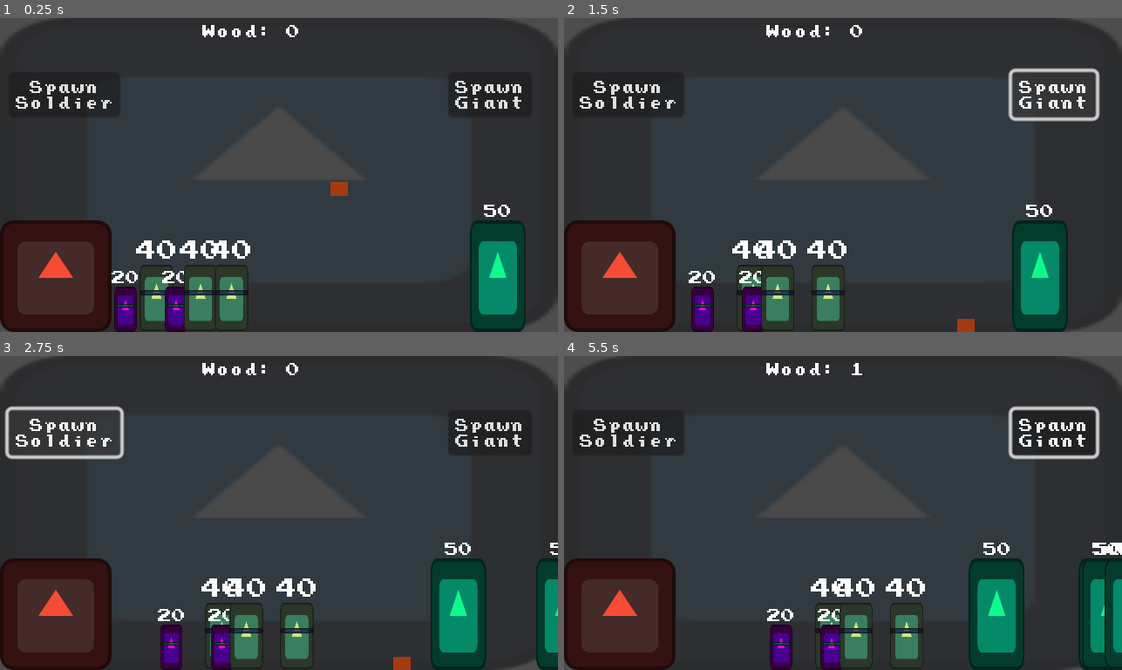
Above: before the commit, frames 1-4 (two rows, left to right).
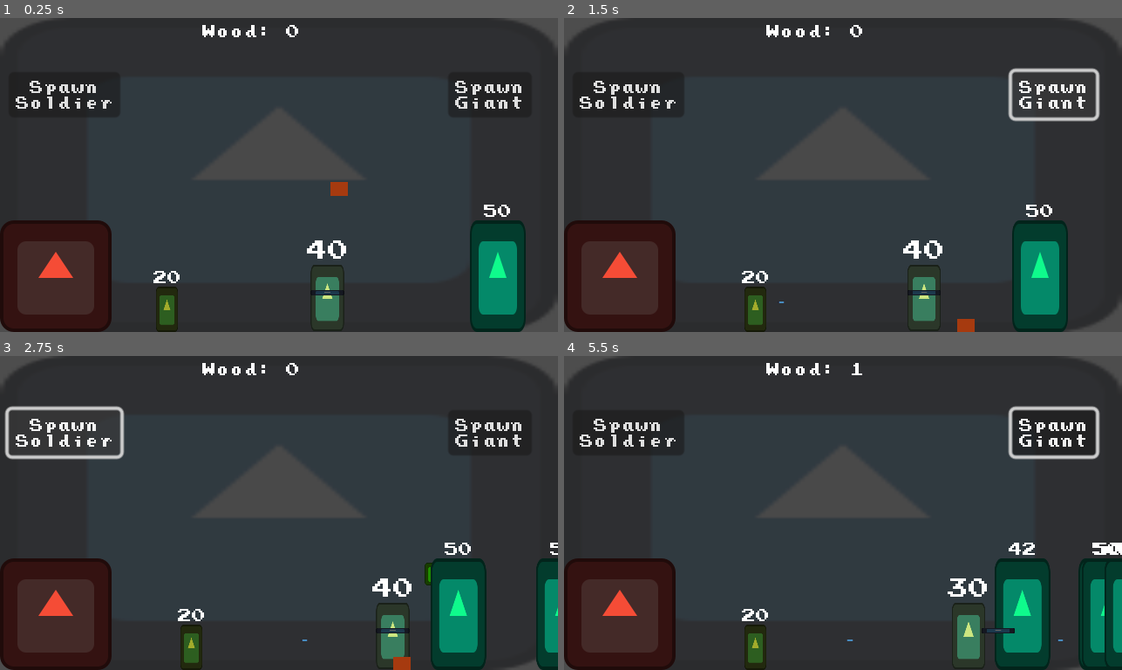
Above: after the commit, the same moments.

Repository: pjz987/Hephaestus
Game: Godot game, scene res://battle.tscn
Two runs of this game, one before a commit and one after it. Both use one fixed random seed, a clock stepped at 60 frames per second and the inputs below. The engine's default icon, where the game draws it, is replaced by a stand-in: a white triangle on a blue panel in a dark square.
Inputs (mouse positions are in pixels of both pictures, inside the frame that each line leads up to):
- Up to frame 1 (0.25 s): no input
- Up to frame 2 (1.5 s): click "Spawn Soldier" at 0.5 s; click "Spawn Giant" at 1.25 s
- Up to frame 3 (2.75 s): click "Spawn Soldier" at 2 s
- Up to frame 4 (5.5 s): click "Spawn Giant" at 2.75 s; click "Spawn Soldier" at 3.5 s; click "Spawn Giant" at 4.25 s; move the mouse to (965, 663) at 5.02 s

The runs differ from the first frame. In frame 1, 4.7% of the frame differs, in the area x 20-63%, y 70-100%; in frame 2, 4.2%; in frame 3, 4.9%; in frame 4, 8.7%, in the area x 31-90%, y 59-100%.
Error before the commit: Invalid access to property or key 'attack' on a base object of type 'RigidBody2D (wood.gd)'. (res://giant.gd:73)

Commit message:
close on archer

Diff:
--- /dev/null
+++ b/CharacterBody2D.gd
@@ -0,0 +1,18 @@
+extends CharacterBody2D
+
+@export var SPEED = 50
+
+var dir : float
+var spawnPos : Vector2
+var spawnRot : float
+
+
+# Called when the node enters the scene tree for the first time.
+func _ready():
+	global_position = spawnPos
+	global_rotation = spawnRot
+
+# Called every frame. 'delta' is the elapsed time since the previous frame.
+func _physics_process(delta):
+	velocity = Vector2(SPEED, 0).rotated(dir)
+	move_and_slide()
--- /dev/null
+++ b/arrow.gd
@@ -0,0 +1,19 @@
+extends CharacterBody2D
+
+@export var SPEED = 40
+
+var damage = 10
+var dir : float
+var spawnPos : Vector2
+var spawnRot : float
+
+
+# Called when the node enters the scene tree for the first time.
+func _ready():
+	global_position = spawnPos
+	global_rotation = spawnRot
+
+# Called every frame. 'delta' is the elapsed time since the previous frame.
+func _physics_process(delta):
+	velocity = Vector2(SPEED, 0).rotated(dir)
+	move_and_slide()
--- /dev/null
+++ b/arrow.tscn
@@ -0,0 +1,12 @@
+[gd_scene load_steps=3 format=3 uid="uid://chfj67qqx8gbh"]
+
+[ext_resource type="Script" path="res://arrow.gd" id="1_hxedl"]
+[ext_resource type="Texture2D" uid="uid://jejcgnuvw6d4" path="res://icon.svg" id="2_rv1n2"]
+
+[node name="Arrow" type="CharacterBody2D"]
+script = ExtResource("1_hxedl")
+
+[node name="Sprite2D" type="Sprite2D" parent="."]
+position = Vector2(4.76837e-07, 0)
+scale = Vector2(0.03125, 0.0078125)
+texture = ExtResource("2_rv1n2")
--- a/battle.tscn
+++ b/battle.tscn
@@ -6,6 +6,7 @@
 [ext_resource type="PackedScene" uid="uid://cf5uo5iltjxbx" path="res://soldier.tscn" id="3_lpfun"]
 [ext_resource type="PackedScene" uid="uid://c3xctb61ngcat" path="res://ui.tscn" id="4_ode7y"]
 [ext_resource type="PackedScene" uid="uid://bj3fwj0k6asmk" path="res://wood.tscn" id="6_kyfsu"]
+[ext_resource type="PackedScene" uid="uid://cpp3apj2i7jp7" path="res://differentsoldier.tscn" id="7_uu4jg"]
 
 [sub_resource type="RectangleShape2D" id="RectangleShape2D_w2hoq"]
 size = Vector2(320.5, 34)
@@ -33,20 +34,8 @@
 [node name="Giant" parent="." instance=ExtResource("2_v0u1n")]
 position = Vector2(288, 180)
 
-[node name="Soldier" parent="." instance=ExtResource("3_lpfun")]
-position = Vector2(72, 180)
-
-[node name="Soldier2" parent="." instance=ExtResource("3_lpfun")]
-position = Vector2(86, 180)
-
-[node name="Soldier3" parent="." instance=ExtResource("3_lpfun")]
-position = Vector2(101, 180)
-
-[node name="Soldier4" parent="." instance=ExtResource("3_lpfun")]
-position = Vector2(115, 180)
-
 [node name="Soldier5" parent="." instance=ExtResource("3_lpfun")]
-position = Vector2(129, 180)
+position = Vector2(184, 180)
 
 [node name="UI" parent="." instance=ExtResource("4_ode7y")]
 
@@ -68,6 +57,9 @@
 [node name="Wood" parent="." instance=ExtResource("6_kyfsu")]
 position = Vector2(164, 86)
 
+[node name="differentsoldier" parent="." instance=ExtResource("7_uu4jg")]
+position = Vector2(92, 180)
+
 [connection signal="button_down" from="UI/SpawnSoldierButton" to="." method="_on_spawn_soldier_button_button_down"]
 [connection signal="button_down" from="UI/SpawnGiantButton" to="." method="_on_spawn_giant_button_button_down"]
 
--- /dev/null
+++ b/differentsoldier.gd
@@ -0,0 +1,118 @@
+extends CharacterBody2D
+
+@export var movement_speed = 15
+
+enum STATE {MOVE, REST, ATTACK, RELOAD}
+@export var state = STATE.MOVE
+@export var rest_period_base = 1.0
+@export var rest_period_randomness = 0.2
+@export var move_period_base = 3.0
+#@export var reload_period_base = 10
+@export var move_period_randomness = 0.2
+
+@export var max_health = 20
+@export var health: int
+
+@export var attack = 2
+var is_hero: bool
+
+@onready var sprite_2d = $Sprite2D
+@onready var label = $Label
+@onready var ray_cast_2d = $RayCast2D
+@onready var animation_player = $AnimationPlayer
+@onready var main = get_tree().get_root().get_node("Battle")
+@onready var projectile = load("res://arrow.tscn")
+@onready var arrow_spawn_point = $ArrowSpawnPoint
+@onready var reload_timer = $ReloadTimer
+@onready var arrow_damage = 10
+
+func _ready():
+	is_hero = randf() > 0.8
+	health = max_health
+	#if is_hero:
+		#health *= 2
+		#attack *= 2
+		#sprite_2d.modulate = Color(0.8, 0.9, 0.5, 1.0) # nice
+		#scale *= 1.5
+		#
+	label.text = str(health)
+	if randf() >= 0.5:
+		start_resting()
+	else:
+		start_moving()
+
+func _physics_process(_delta):
+
+	if ray_cast_2d.is_colliding():
+		state = STATE.ATTACK
+		 #state != STATE.RELOAD:
+			#state = STATE.ATTACK
+	match state:
+		STATE.MOVE:
+			print("moving")
+			velocity.x = movement_speed
+			#animation_player.play('RESET')
+		STATE.REST:
+			print("resting")
+			velocity.x = 0.0
+			#animation_player.play('RESET')
+		STATE.ATTACK:
+			print("attacking")
+			shoot()
+			#await get_tree().create_timer(3).timeout
+			#animation_player.play('attack')
+			velocity.x = 0.0 # will this be redundant? and should is go before shoot?
+		#STATE.RELOAD: # currently unused
+			#reload()
+			#print("reloading")
+
+
+	move_and_slide()
+
+
+
+func start_resting():
+	state = STATE.REST
+	#var rest_period_randomness_factor =
+	#var rest_period = rest_period_base
+	await get_tree().create_timer(rest_period_base).timeout
+	start_moving()
+
+func start_moving():
+	state = STATE.MOVE
+	await get_tree().create_timer(move_period_base).timeout
+	start_resting()
+
+#func reload():
+	##print("reload")
+	#await get_tree().create_timer(reload_period_base).timeout
+	#state = STATE.MOVE
+
+
+
+
+func _on_hurtbox_area_entered(area):
+	health -= 5
+	if health <= 0:
+		die()
+	label.text = str(health)
+
+func die():
+	queue_free()
+
+
+func shoot():
+	#state = STATE.RELOAD
+	state = STATE.REST
+	if reload_timer.time_left == 0:
+		reload_timer.start()
+		var instance = projectile.instantiate()
+
+		instance.dir = rotation
+		instance.spawnPos = arrow_spawn_point.global_position
+		instance.spawnRot = rotation
+		main.add_child.call_deferred(instance)
+		#var arrow = main.add_child.call_deferred(instance)
+		#arrow.damage = arrow_damage
+	#await get_tree().create_timer(reload_period_base).timeout
+	#print("shoot")
--- /dev/null
+++ b/differentsoldier.tscn
@@ -0,0 +1,58 @@
+[gd_scene load_steps=6 format=3 uid="uid://cpp3apj2i7jp7"]
+
+[ext_resource type="Script" path="res://differentsoldier.gd" id="1_w1eyd"]
+[ext_resource type="Texture2D" uid="uid://jejcgnuvw6d4" path="res://icon.svg" id="2_cfws5"]
+[ext_resource type="Theme" uid="uid://cjf071kagw7u2" path="res://theme.tres" id="3_knuly"]
+
+[sub_resource type="RectangleShape2D" id="RectangleShape2D_fc6hm"]
+size = Vector2(12, 25)
+
+[sub_resource type="RectangleShape2D" id="RectangleShape2D_t0s6b"]
+size = Vector2(10, 24)
+
+[node name="differentsoldier" type="CharacterBody2D"]
+collision_mask = 2
+script = ExtResource("1_w1eyd")
+
+[node name="CollisionShape2D" type="CollisionShape2D" parent="."]
+position = Vector2(0, -12.5)
+shape = SubResource("RectangleShape2D_fc6hm")
+
+[node name="Sprite2D" type="Sprite2D" parent="."]
+modulate = Color(0.635294, 0.670588, 0.168627, 1)
+position = Vector2(-4.76837e-07, -13)
+scale = Vector2(0.1, 0.2)
+texture = ExtResource("2_cfws5")
+
+[node name="Hurtbox" type="Area2D" parent="."]
+collision_mask = 2
+
+[node name="CollisionShape2D" type="CollisionShape2D" parent="Hurtbox"]
+position = Vector2(0, -13)
+shape = SubResource("RectangleShape2D_t0s6b")
+
+[node name="Label" type="Label" parent="."]
+texture_filter = 1
+offset_left = -8.0
+offset_top = -35.0
+offset_right = 8.0
+offset_bottom = -27.0
+theme = ExtResource("3_knuly")
+text = "20
+"
+
+[node name="RayCast2D" type="RayCast2D" parent="."]
+position = Vector2(5, -3)
+target_position = Vector2(146, 0)
+collision_mask = 2
+
+[node name="AnimationPlayer" type="AnimationPlayer" parent="."]
+
+[node name="ArrowSpawnPoint" type="Sprite2D" parent="."]
+position = Vector2(3, -17)
+
+[node name="ReloadTimer" type="Timer" parent="."]
+wait_time = 3.0
+one_shot = true
+
+[connection signal="area_entered" from="Hurtbox" to="." method="_on_hurtbox_area_entered"]
Not shown: 1 places in battle.tscn that only renumber resources
Not shown, added: arrEE33.tmp
Not shown, added: difDB35.tmp
